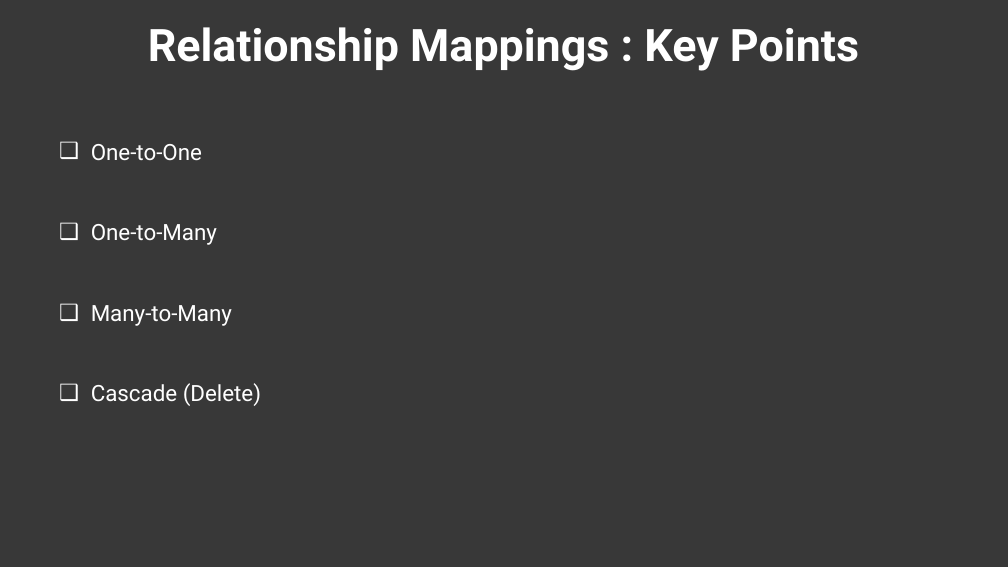
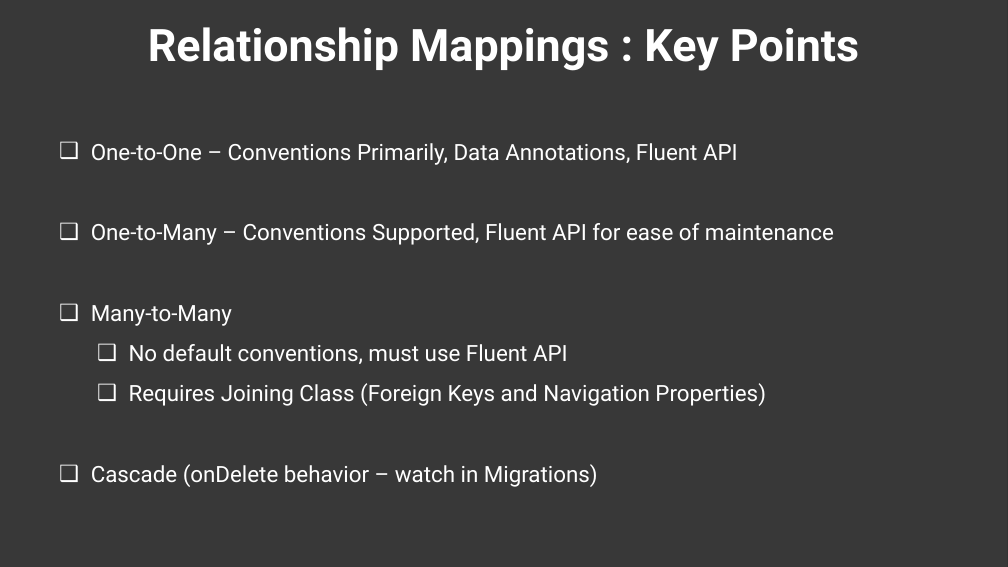
Before and after one commit to ec-council-learning/Entity-Fundamentals-Using-.NET-6, a slide deck: slide 15 of Sections/Section 3/Entity Fundamentals Using .NET 6_Section 3.pptx. Drawn at 1008x567 pixels with LibreOffice and Linux fonts; fonts in the diff are those of the drawing; background and template pictures are left out; a plain dark background stands for a picture behind light text. Boxes give left, top, right and bottom in pixels: in the first picture for what was removed or moved away, otherwise in the second. Text is boxed around its words. In the diff, an @@ line names an element or a change of style, - is before the commit and + after.

```diff
--- a/Sections/Section 3/Entity Fundamentals Using .NET 6_Section 3.pptx
+++ b/Sections/Section 3/Entity Fundamentals Using .NET 6_Section 3.pptx
@@ text at [91,143,834,245]: text changed @@
-❑ One-to-One
-❑ One-to-Many
+❑ One-to-One – Conventions Primarily, Data Annotations, Fluent API
+❑ One-to-Many – Conventions Supported, Fluent API for ease of maintenance
@@ text at [91,344,766,487]: text changed @@
-❑ Cascade (Delete)
+  ❑ No default conventions, must use Fluent API
+  ❑ Requires Joining Class (Foreign Keys and Navigation Properties)
+❑ Cascade (onDelete behavior – watch in Migrations)
```
Also in this commit, not shown: 2 other slides changed, 3 slides added, 26 other files.
